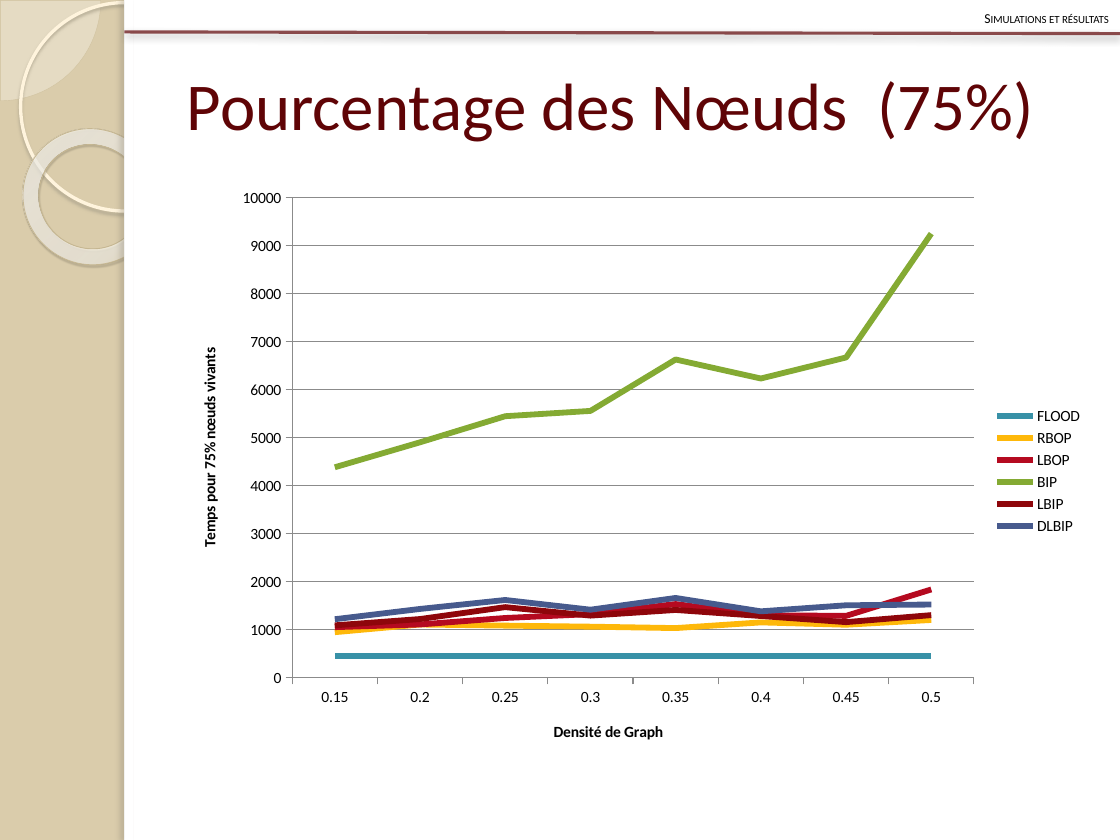
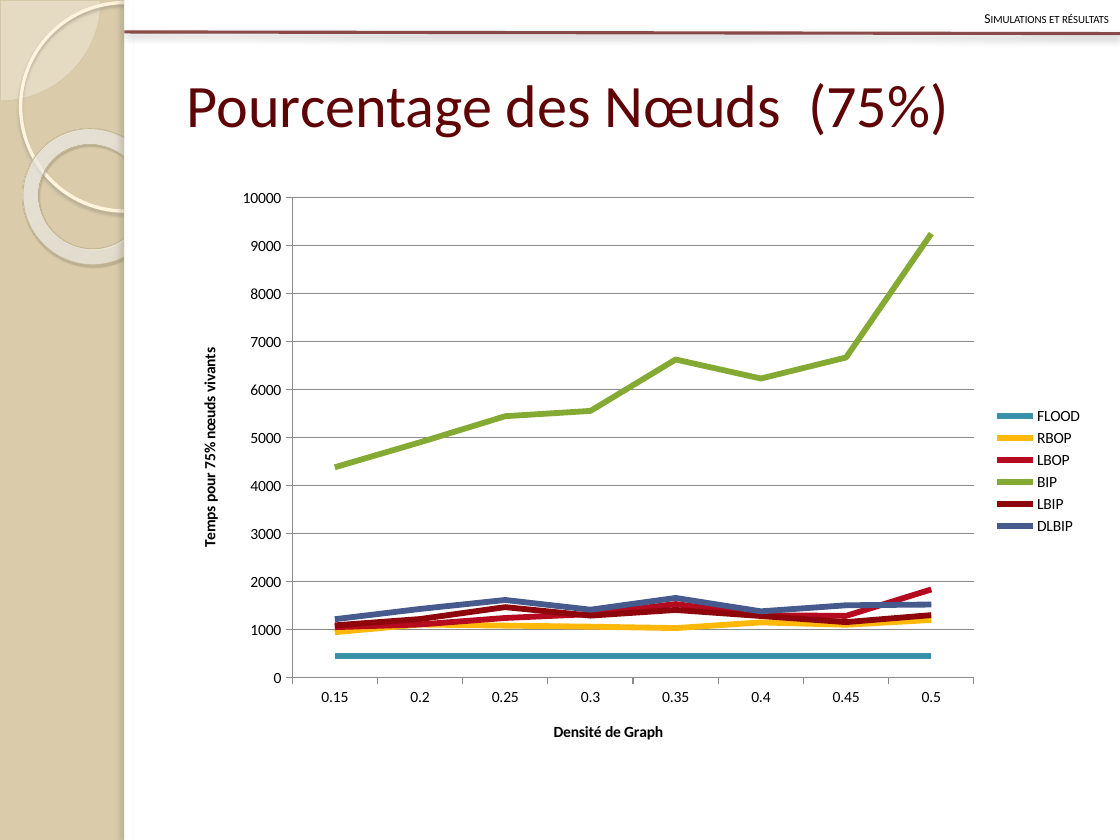
Before and after one commit to Patre/Energy-saving-in-sensors--networks, a slide deck: slide 29 of Redaction/Presentation/pres.pptx. Drawn at 1120x840 pixels with LibreOffice and Linux fonts; fonts in the diff are those of the drawing. Boxes give left, top, right and bottom in pixels: in the first picture for what was removed or moved away, otherwise in the second. Text is boxed around its words. In the diff, an @@ line names an element or a change of style, - is before the commit and + after.

```diff
--- a/Redaction/Presentation/pres.pptx
+++ b/Redaction/Presentation/pres.pptx
@@ title "Pourcentage des Nœuds (75%)" at box(187, 83, 948, 138): size 43 to 38.7 pt @@
```
Also in this commit, not shown: 8 other slides changed.
